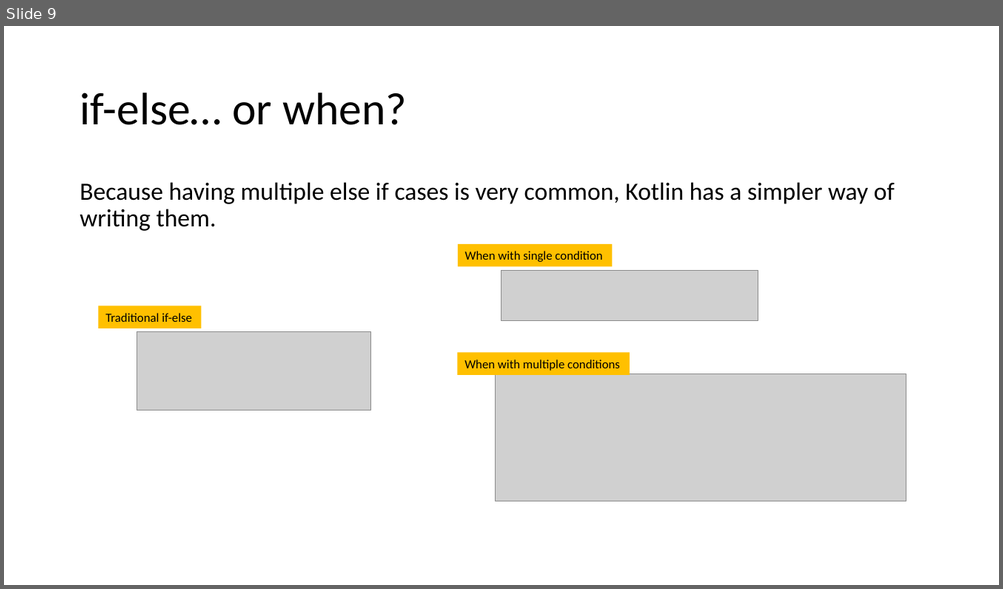
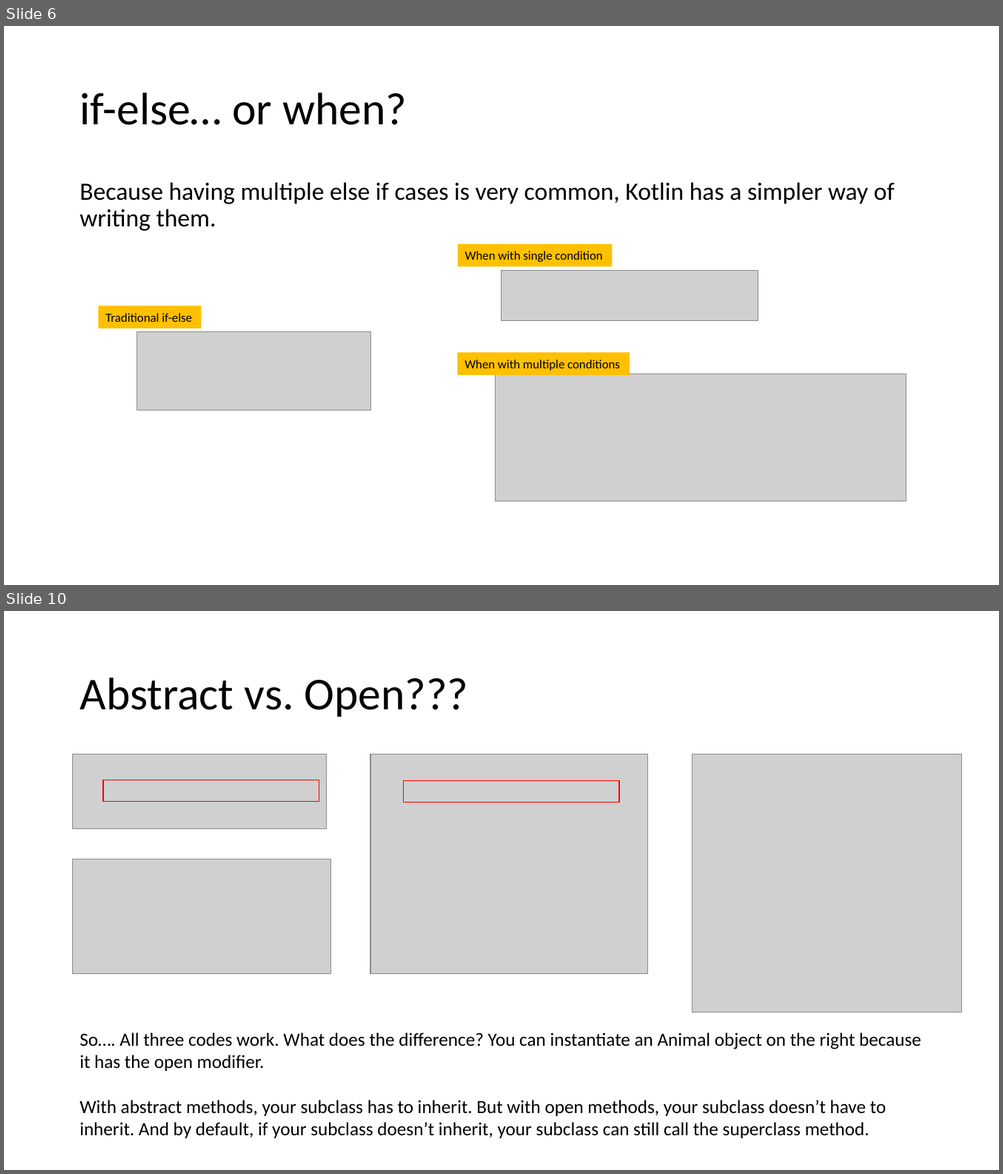
Before and after one commit to joellecorliss/Associate-Android-Developer, a slide deck: Android Basics in Kotlin.pptx. Shown one above the other, each under a label of ours: slide 9 before the commit, slides 6 and 10 after it; the slides between them are not shown. The pictures are 1003x589 and 1003x1174 pixels, drawn with LibreOffice and Linux fonts; fonts in the diff are those of the drawing; grey boxes stand for pictures. Boxes give left, top, right and bottom in pixels: in the first picture for what was removed or moved away, otherwise in the second. Text is boxed around its words. In the diff, an @@ line names an element or a change of style, - is before the commit and + after.

```diff
--- a/Android Basics in Kotlin.pptx
+++ b/Android Basics in Kotlin.pptx
@@ slide 10 added at (x1=4, y1=611, x2=999, y2=1170), background #FFFFFF @@
@@ title added at (x1=79, y1=678, x2=469, y2=717), 44 pt, text #000000 @@
+Abstract vs. Open???
@@ picture added at (x1=73, y1=755, x2=327, y2=829) @@
@@ picture added at (x1=370, y1=755, x2=647, y2=974) @@
@@ picture added at (x1=692, y1=755, x2=962, y2=1012) @@
@@ rectangle added at (x1=103, y1=780, x2=318, y2=802), outline #FF0000 1 pt @@
@@ rectangle added at (x1=403, y1=781, x2=619, y2=803), outline #FF0000 1 pt @@
@@ picture added at (x1=73, y1=860, x2=331, y2=974) @@
@@ text added at (x1=79, y1=1033, x2=921, y2=1139), 18 pt, text #000000 @@
+So…. All three codes work. What does the difference? You can instantiate an Animal object on the right because it has the open modifier.
+With abstract methods, your subclass has to inherit. But with open methods, your subclass doesn’t have to inherit. And by default, if your subclass doesn’t inherit, your subclass can still call the superclass method.
@@ what was slide 9 is now slide 6 @@
```
Also in this commit, not shown: 4 slides changed, 4 other slides added.
